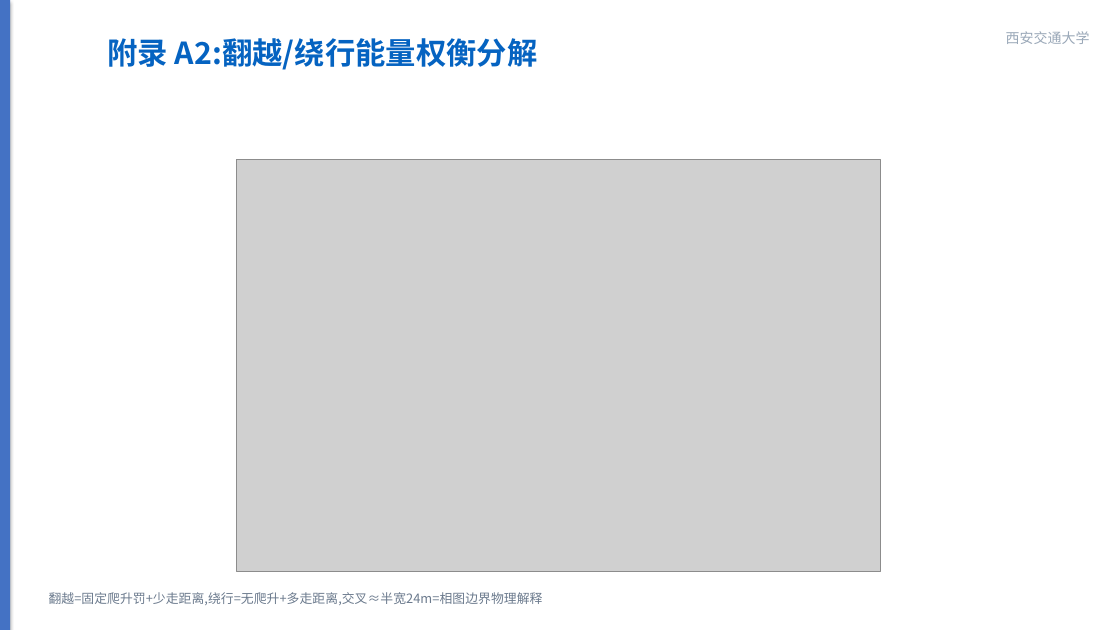
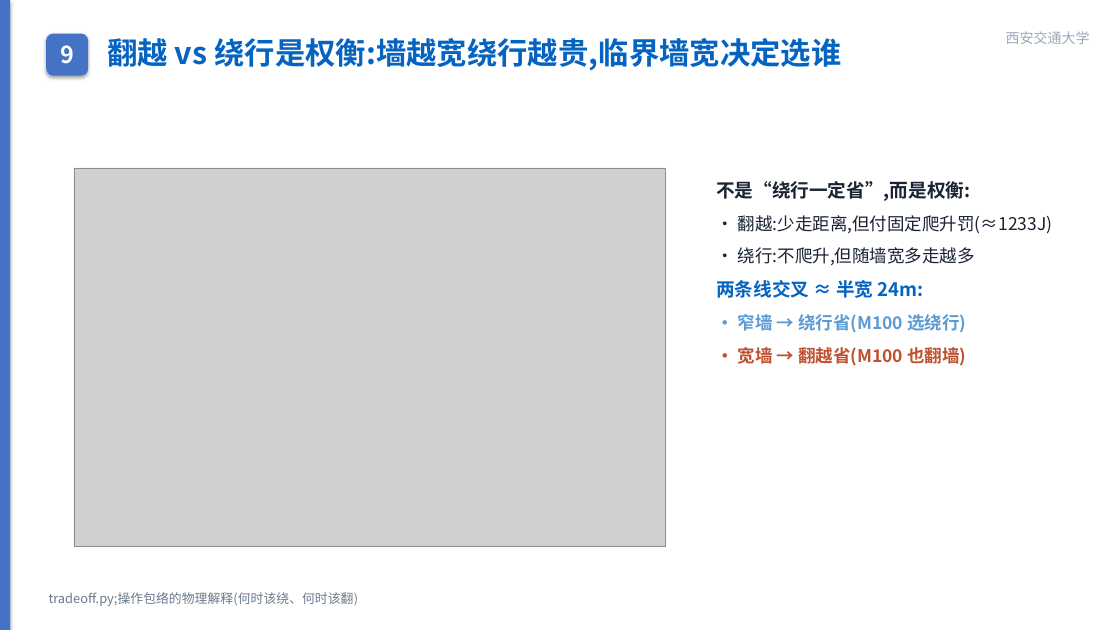
Before and after one commit to wbz0429/PathPlanningwithEnergy, a slide deck: slide 12 of autoresearch/energy_m100/experiments/midterm_defense.pptx (slide 22 before the commit). Drawn at 1120x630 pixels with LibreOffice and Linux fonts; fonts in the diff are those of the drawing; grey boxes stand for pictures. Boxes give left, top, right and bottom in pixels: in the first picture for what was removed or moved away, otherwise in the second. Text is boxed around its words. In the diff, an @@ line names an element or a change of style, - is before the commit and + after.

```diff
--- a/autoresearch/energy_m100/experiments/midterm_defense.pptx
+++ b/autoresearch/energy_m100/experiments/midterm_defense.pptx
@@ rounded rectangle added at [46,34,88,76], fill #4472C4, 20 pt, text #FFFFFF, bold @@
+9
@@ text at [107,33,841,72]: text changed @@
-附录 A2:翻越/绕行能量权衡分解
+翻越 vs 绕行是权衡:墙越宽绕行越贵,临界墙宽决定选谁
@@ picture: place and size @@
-picture at [237,160,881,571]
+picture at [74,168,665,546]
@@ text added at [716,181,1053,367], 15 pt, text #1A2333, bold @@
+不是“绕行一定省”,而是权衡:
+· 翻越:少走距离,但付固定爬升罚(≈1233J)
+· 绕行:不爬升,但随墙宽多走越多
+两条线交叉 ≈ 半宽 24m:
+· 窄墙 → 绕行省(M100 选绕行)
+· 宽墙 → 翻越省(M100 也翻墙)
@@ text at [49,592,359,606]: text changed @@
-翻越=固定爬升罚+少走距离,绕行=无爬升+多走距离,交叉≈半宽24m=相图边界物理解释
+tradeoff.py;操作包络的物理解释(何时该绕、何时该翻)
```
Also in this commit, not shown: 10 other slides changed, 5 slides removed, 3 other files.
